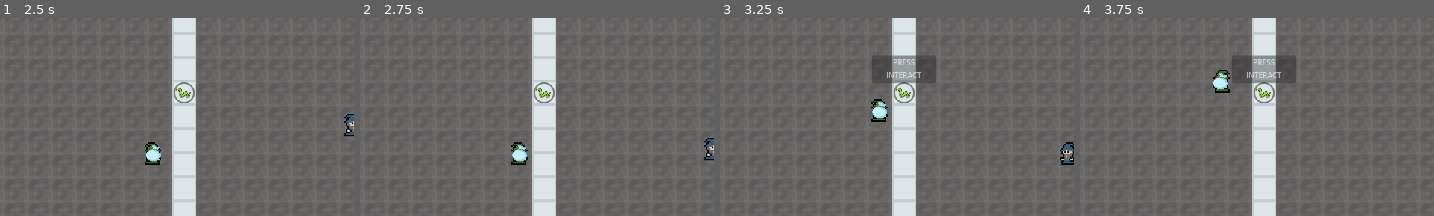
Above: before the commit, frames 1-4 (left to right).
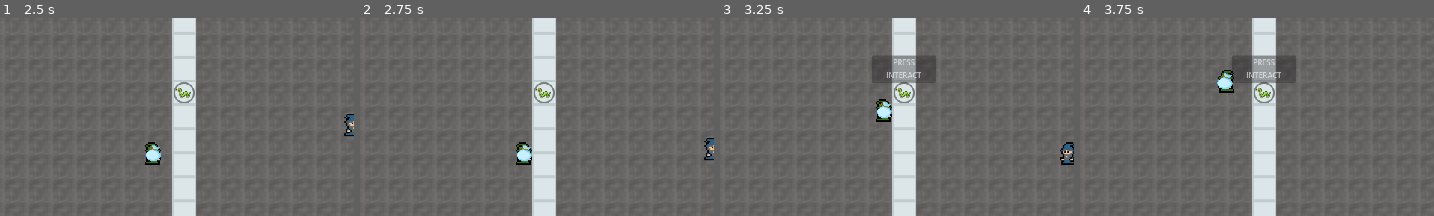
Above: after the commit, the same moments.

Repository: noriakisana/frankengamejam-2023
Game: Godot game, scene res://main.tscn
Two runs of this game, one before a commit and one after it. Both use one fixed random seed, a clock stepped at 60 frames per second and the inputs below.
Inputs:
- Up to frame 1 (2.5 s): tap Enter (interact_p2) at 0.5, 1.35 s; hold D (walk_right_p1) 0.53-1.28 s; tap E (interact_p1) at 0.6 s; hold S (walk_down_p1) 1.28-2.03 s; hold D (walk_right_p1) from 2.03 s (still down); hold Down (walk_down_p2) from 2.03 s (still down)
- Up to frame 2 (2.75 s): keep holding D (walk_right_p1); keep holding Down (walk_down_p2)
- Up to frame 3 (3.25 s): release D (walk_right_p1) at 2.78 s; release Down (walk_down_p2) at 2.78 s; hold W (walk_up_p1) from 2.78 s (still down); tap Left (walk_left_p2) at 2.85 s
- Up to frame 4 (3.75 s): release W (walk_up_p1) at 3.53 s; hold A (walk_left_p1) from 3.53 s (still down); hold Right (walk_right_p2) from 3.53 s (still down)
The pictures show only the part of the screen within x 24-74%, y 34-84%; the shares and areas given below are measured in that part.

Frame 1 is identical in both runs. In frame 2, 0.5% of the frame differs, in the area x 42-49%, y 62-75%; in frame 3, 0.5%, in the area x 42-49%, y 40-53%; in frame 4, 0.5%.

Commit message:
changed collision shape for player

Diff:
--- a/player/player.tscn
+++ b/player/player.tscn
@@ -25,8 +25,8 @@
 "player_walk": SubResource("Animation_v1spg")
 }
 
-[sub_resource type="CircleShape2D" id="CircleShape2D_awoj0"]
-radius = 16.0
+[sub_resource type="RectangleShape2D" id="RectangleShape2D_yaox8"]
+size = Vector2(22, 10)
 
 [node name="Player" type="CharacterBody2D" groups=["player"]]
 script = ExtResource("1_klph8")
@@ -41,4 +41,5 @@
 }
 
 [node name="CollisionShape2D" type="CollisionShape2D" parent="."]
-shape = SubResource("CircleShape2D_awoj0")
+position = Vector2(-1, 11)
+shape = SubResource("RectangleShape2D_yaox8")
